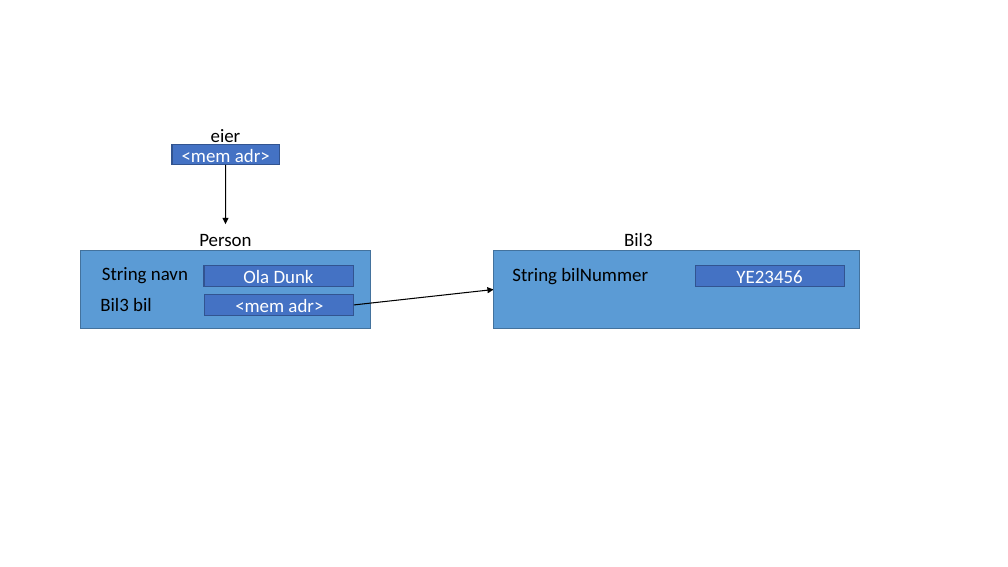
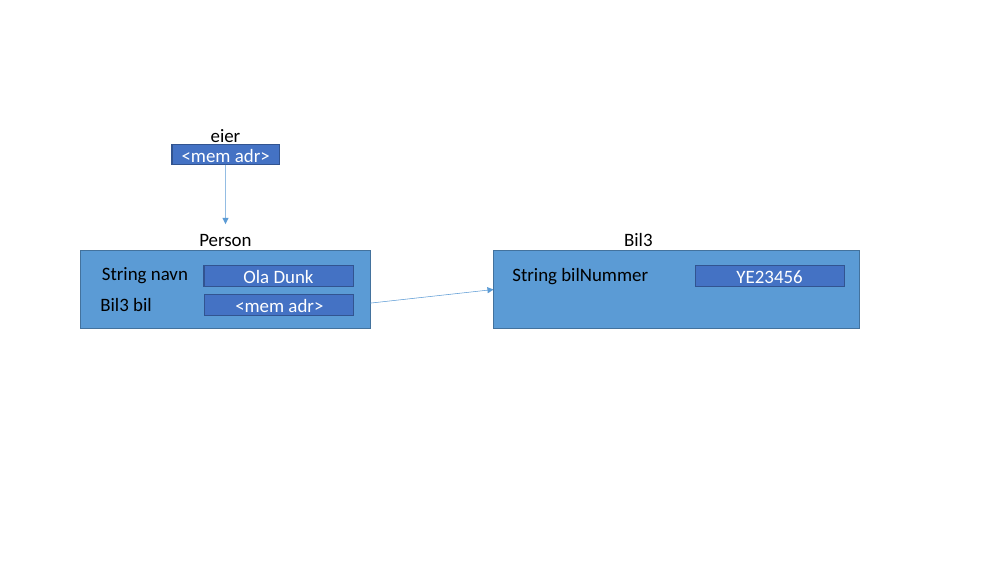
Before and after one commit to jzengler/IN1010, a slide deck: slide 1 of Oblig 0/Datastruktur.pptx. Drawn at 1008x567 pixels with LibreOffice and Linux fonts; fonts in the diff are those of the drawing. Boxes give left, top, right and bottom in pixels: in the first picture for what was removed or moved away, otherwise in the second. Text is boxed around its words. In the diff, an @@ line names an element or a change of style, - is before the commit and + after.

Commit message:
bing

```diff
--- a/Oblig 0/Datastruktur.pptx
+++ b/Oblig 0/Datastruktur.pptx
@@ arrow (226, 165) - (225, 225): stroke #000000 1 pt to #5B9BD5 0.5 pt @@
@@ arrow (354, 305) - (494, 290): stroke #000000 1 pt to #5B9BD5 0.5 pt @@
```
